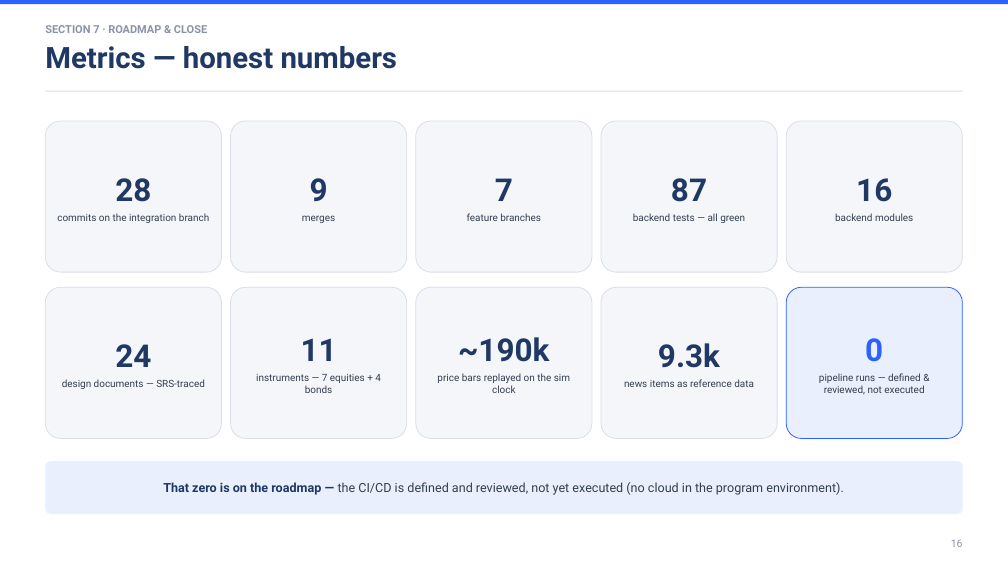
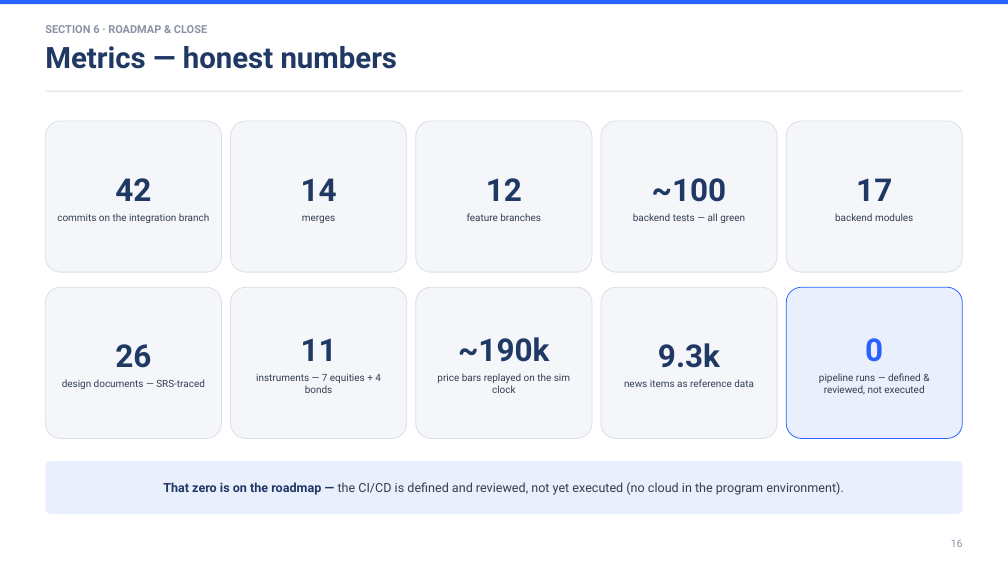
Before and after one commit to rei-99/NomuTrade, a slide deck: slide 16 of presentation/STP-final-presentation.pptx. Drawn at 1008x567 pixels with LibreOffice and Linux fonts; fonts in the diff are those of the drawing. Boxes give left, top, right and bottom in pixels: in the first picture for what was removed or moved away, otherwise in the second. Text is boxed around its words. In the diff, an @@ line names an element or a change of style, - is before the commit and + after.

```diff
--- a/presentation/STP-final-presentation.pptx
+++ b/presentation/STP-final-presentation.pptx
@@ text at (45,25,207,33): text changed @@
-SECTION 7 · ROADMAP & CLOSE
+SECTION 6 · ROADMAP & CLOSE
@@ text in rounded rectangle at (115,178,151,201): text changed @@
-28
+42
@@ text in rounded rectangle at (301,178,337,201): text changed @@
-9
+14
@@ text in rounded rectangle at (486,178,522,201): text changed @@
-7
+12
@@ text in rounded rectangle at (652,178,727,202): text changed @@
-87
+~100
@@ text in rounded rectangle at (856,178,892,201): text changed @@
-16
+17
@@ text in rounded rectangle at (115,344,151,368): text changed @@
-24
+26
```
Also in this commit, not shown: 7 other slides changed, 13 other files.
